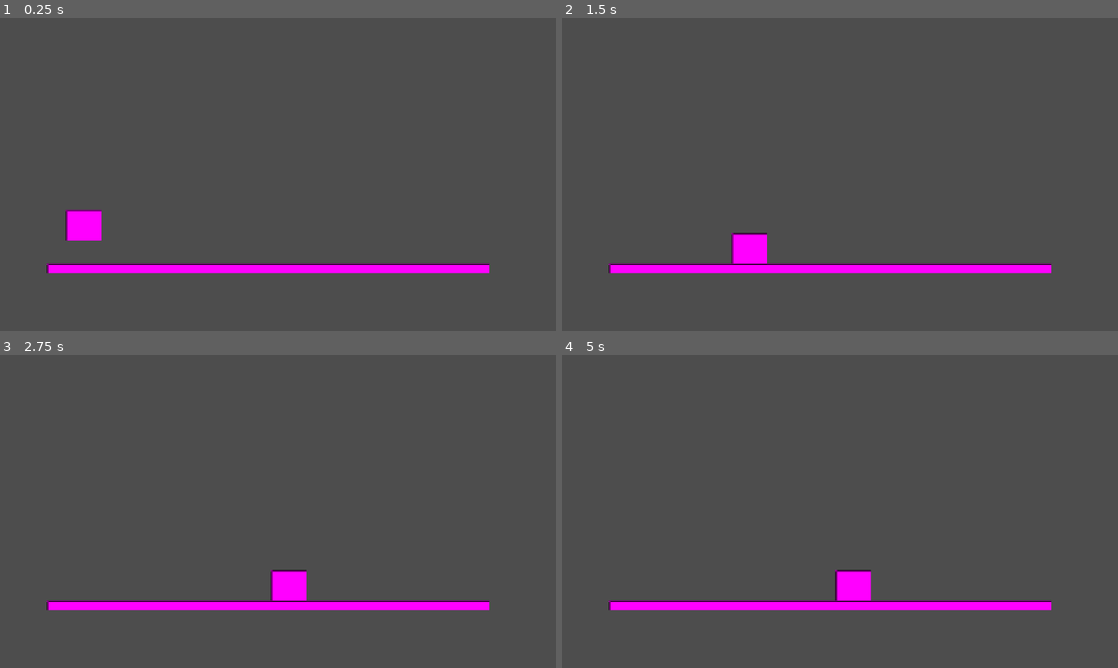
Above: before the commit, frames 1-4 (two rows, left to right).
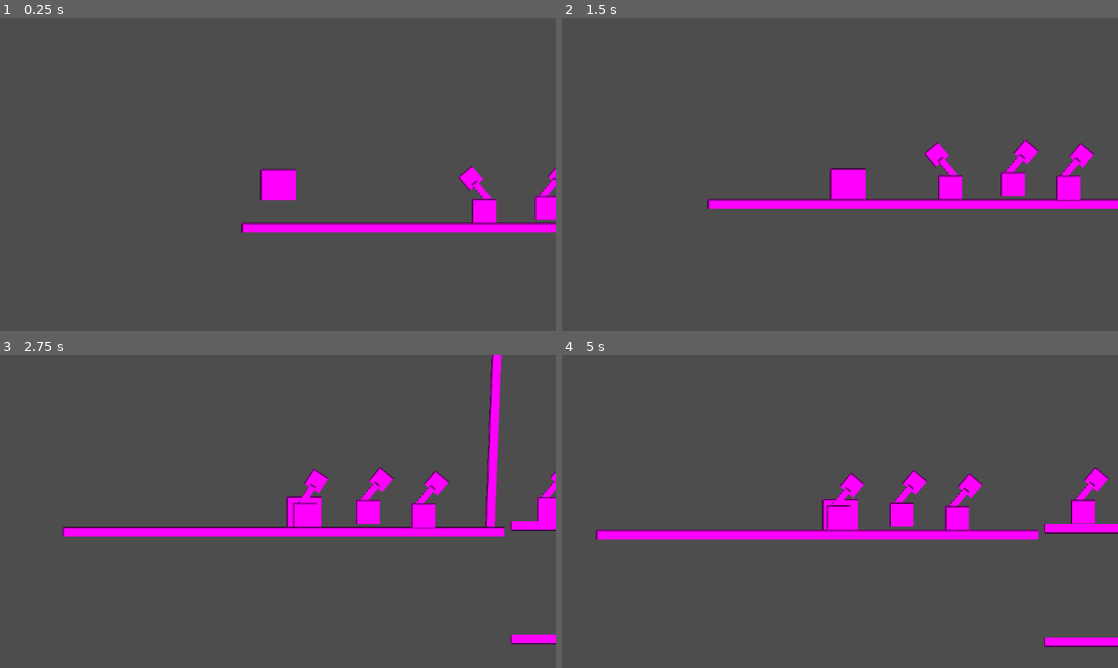
Above: after the commit, the same moments.

Repository: benitsch/Ludum-Dare-58
Game: Godot game, scene res://chris/riddle1.tscn
The game is run twice, just before and just after one commit, with the same random seed, the same clock (stepped at 60 frames per second) and the same inputs. This scene is started directly instead of the project's main scene.
Inputs (mouse positions are in pixels of both pictures, inside the frame that each line leads up to):
- Up to frame 1 (0.25 s): no input
- Up to frame 2 (1.5 s): tap Enter (ui_accept) at 0.5, 0.77 s; move the mouse to (962, 158) at 0.52 s; hold Right (move_right) 0.53-1.25 s; click (962, 158) at 0.67 s; drag from (728, 190) to (812, 237) at 1.27 s
- Up to frame 3 (2.75 s): move the mouse to (333, 442) at 2.02 s; hold Right (move_right) from 2.03 s (still down)
- Up to frame 4 (5 s): release Right (move_right) at 2.75 s; drag from (812, 574) to (673, 464) at 2.77 s; move the mouse to (1006, 558) at 3.52 s; hold A (move_left) 3.53-4.25 s; tap Enter (ui_accept) at 3.77 s; drag from (673, 464) to (756, 433) at 4.27 s

The runs differ from the first frame. In frame 1, 6.7% of the frame differs, in the area x 8-100%, y 47-82%; in frame 2, 8.0%; in frame 3, 9.5%, in the area x 8-100%, y 0-93%; in frame 4, 9.2%.

Commit message:
add riddle1

Diff:
--- a/chris/Player1.tscn
+++ b/chris/Player1.tscn
@@ -17,5 +17,8 @@
 texture = SubResource("PlaceholderTexture2D_n6vgc")
 
 [node name="CollisionShape2D" type="CollisionShape2D" parent="."]
-position = Vector2(0.5, -0.5)
 shape = SubResource("RectangleShape2D_3xqox")
+
+[node name="Camera2D" type="Camera2D" parent="."]
+position_smoothing_enabled = true
+rotation_smoothing_enabled = true
--- /dev/null
+++ b/chris/Rotating_Wall.tscn
@@ -0,0 +1,18 @@
+[gd_scene load_steps=3 format=3 uid="uid://bd1svudgtdt5c"]
+
+[sub_resource type="PlaceholderTexture2D" id="PlaceholderTexture2D_xfu5t"]
+size = Vector2(20, 500)
+
+[sub_resource type="RectangleShape2D" id="RectangleShape2D_1qy8g"]
+size = Vector2(20, 500)
+
+[node name="RotatingWall" type="AnimatableBody2D"]
+
+[node name="Sprite2D" type="Sprite2D" parent="."]
+position = Vector2(-10, 5)
+texture = SubResource("PlaceholderTexture2D_xfu5t")
+centered = false
+
+[node name="CollisionShape2D" type="CollisionShape2D" parent="."]
+position = Vector2(0, 255)
+shape = SubResource("RectangleShape2D_1qy8g")
--- /dev/null
+++ b/chris/Toggle.tscn
@@ -0,0 +1,33 @@
+[gd_scene load_steps=4 format=3 uid="uid://kg2c7ccba5ap"]
+
+[ext_resource type="Script" uid="uid://dw3g1umxdqn2w" path="res://chris/toggle.gd" id="1_cs1o6"]
+
+[sub_resource type="RectangleShape2D" id="RectangleShape2D_tqd0g"]
+size = Vector2(50, 121)
+
+[sub_resource type="PlaceholderTexture2D" id="PlaceholderTexture2D_6nnmk"]
+size = Vector2(50, 50)
+
+[node name="Toggle" type="Area2D" node_paths=PackedStringArray("static_sprite")]
+position = Vector2(1, -58)
+collision_layer = 4
+collision_mask = 2
+script = ExtResource("1_cs1o6")
+static_sprite = NodePath("Sprite2D3")
+
+[node name="CollisionShape2D" type="CollisionShape2D" parent="."]
+shape = SubResource("RectangleShape2D_tqd0g")
+
+[node name="Sprite2D" type="Sprite2D" parent="."]
+position = Vector2(6.1035156e-05, -43.47525)
+scale = Vector2(0.74098766, 0.74098766)
+texture = SubResource("PlaceholderTexture2D_6nnmk")
+
+[node name="Sprite2D2" type="Sprite2D" parent="."]
+position = Vector2(0, -7.4753113)
+scale = Vector2(0.27999997, 1)
+texture = SubResource("PlaceholderTexture2D_6nnmk")
+
+[node name="Sprite2D3" type="Sprite2D" parent="."]
+position = Vector2(0, 33.52469)
+texture = SubResource("PlaceholderTexture2D_6nnmk")
--- a/chris/riddle1.tscn
+++ b/chris/riddle1.tscn
@@ -1,12 +1,14 @@
-[gd_scene load_steps=4 format=3 uid="uid://srxaeowd8ro0"]
+[gd_scene load_steps=6 format=3 uid="uid://srxaeowd8ro0"]
 
 [ext_resource type="PackedScene" uid="uid://d1nv3xcwfjlhq" path="res://chris/Player1.tscn" id="1_ti3v4"]
+[ext_resource type="PackedScene" uid="uid://bd1svudgtdt5c" path="res://chris/Rotating_Wall.tscn" id="2_njl0v"]
+[ext_resource type="PackedScene" uid="uid://kg2c7ccba5ap" path="res://chris/Toggle.tscn" id="3_bmgbt"]
 
 [sub_resource type="PlaceholderTexture2D" id="PlaceholderTexture2D_ti3v4"]
 size = Vector2(800, 20)
 
 [sub_resource type="RectangleShape2D" id="RectangleShape2D_0rpyq"]
-size = Vector2(900, 20)
+size = Vector2(917, 20)
 
 [node name="Riddle1" type="Node2D"]
 
@@ -23,5 +25,50 @@
 texture = SubResource("PlaceholderTexture2D_ti3v4")
 
 [node name="CollisionShape2D" type="CollisionShape2D" parent="StaticBody2D"]
-position = Vector2(509.5, 0)
+position = Vector2(510.5, -1)
 shape = SubResource("RectangleShape2D_0rpyq")
+
+[node name="Wall Group 1" type="Node2D" parent="."]
+
+[node name="RotatingWall" parent="Wall Group 1" instance=ExtResource("2_njl0v")]
+position = Vector2(1003, 3)
+
+[node name="Toggle" parent="Wall Group 1" node_paths=PackedStringArray("target_wall") instance=ExtResource("3_bmgbt")]
+position = Vector2(600, 449)
+target_wall = NodePath("../RotatingWall")
+
+[node name="Wall Group 2" type="Node2D" parent="."]
+
+[node name="RotatingWall" parent="Wall Group 2" instance=ExtResource("2_njl0v")]
+position = Vector2(1024, 506)
+scale = Vector2(1, 0.5)
+
+[node name="Toggle" parent="Wall Group 2" node_paths=PackedStringArray("target_wall") instance=ExtResource("3_bmgbt")]
+position = Vector2(845, 450)
+target_wall = NodePath("../RotatingWall")
+rotation_direction = -90
+start_position_on = true
+
+[node name="Wall Group 3" type="Node2D" parent="."]
+
+[node name="RotatingWall" parent="Wall Group 3" instance=ExtResource("2_njl0v")]
+position = Vector2(1250, 252)
+scale = Vector2(1, 0.5)
+
+[node name="Toggle" parent="Wall Group 3" node_paths=PackedStringArray("target_wall") instance=ExtResource("3_bmgbt")]
+position = Vector2(1106, 437)
+target_wall = NodePath("../RotatingWall")
+rotation_direction = -90
+start_position_on = true
+
+[node name="Wall Group 4" type="Node2D" parent="."]
+
+[node name="RotatingWall" parent="Wall Group 4" instance=ExtResource("2_njl0v")]
+position = Vector2(1024, 741)
+scale = Vector2(1, 0.5)
+
+[node name="Toggle" parent="Wall Group 4" node_paths=PackedStringArray("target_wall") instance=ExtResource("3_bmgbt")]
+position = Vector2(730, 443)
+target_wall = NodePath("../RotatingWall")
+rotation_direction = -90
+start_position_on = true
--- /dev/null
+++ b/chris/toggle.gd
@@ -0,0 +1,96 @@
+extends Area2D
+
+# Export variable - drag your wall node here in the Inspector
+@export var target_wall: AnimatableBody2D
+@export_enum("Left:90", "Right:-90") var rotation_direction: int = 90
+@export var static_sprite: Sprite2D  # Das Sprite das sich nicht drehen soll
+@export var start_position_on: bool = false  # false = aus (links), true = ein (rechts)
+
+# Toggle state
+var is_right = false
+var can_toggle = true
+var static_sprite_offset: Vector2 = Vector2.ZERO
+
+func _ready():
+	# Connect the body_entered signal
+	body_entered.connect(_on_body_entered)
+
+	# Set start position based on export variable
+	is_right = start_position_on
+
+	# Set initial toggle rotation
+	if is_right:
+		rotation_degrees = 40  # On position (right)
+		# Rotate wall to start position if assigned
+		if target_wall:
+			target_wall.rotation = deg_to_rad(rotation_direction)
+	else:
+		rotation_degrees = -40  # Off position (left)
+
+	# Set static sprite as top_level if assigned
+	if static_sprite:
+		# Speichere den ursprünglichen Offset BEVOR wir top_level setzen
+		static_sprite_offset = static_sprite.position
+		# Jetzt setze top_level
+		static_sprite.top_level = true
+
+func _process(_delta):
+	# Keep static sprite at toggle position + offset without rotation
+	if static_sprite:
+		static_sprite.global_position = global_position + static_sprite_offset
+
+func _on_body_entered(body):
+	print("Körper berührt Toggle: ", body.name)
+	# Check if it's a CharacterBody2D (the player)
+	if body is CharacterBody2D and can_toggle:
+		print("Player erkannt! Toggle wird aktiviert...")
+		toggle_switch()
+	else:
+		print("Kein Player oder can_toggle ist false")
+
+func toggle_switch():
+	print("toggle_switch() wird ausgeführt")
+	can_toggle = false
+	is_right = !is_right
+	print("is_right ist jetzt: ", is_right)
+
+	# Animate toggle visual rotation
+	var tween_toggle = create_tween()
+	tween_toggle.set_trans(Tween.TRANS_CUBIC)
+	tween_toggle.set_ease(Tween.EASE_IN_OUT)
+
+	var toggle_rotation = -40.0  # Off position (left)
+	if is_right:
+		toggle_rotation = 40.0  # On position (right)
+
+	tween_toggle.tween_property(self, "rotation_degrees", toggle_rotation, 0.3)
+
+	# Rotate the wall
+	if target_wall:
+		print("target_wall gefunden, rotiere...")
+		rotate_wall()
+	else:
+		print("FEHLER: target_wall ist NULL!")
+
+	# Prevent rapid toggling
+	await get_tree().create_timer(0.5).timeout
+	can_toggle = true
+
+func rotate_wall():
+	if not target_wall:
+		return
+
+	# Create a tween for smooth rotation
+	var tween = create_tween()
+	tween.set_trans(Tween.TRANS_CUBIC)
+	tween.set_ease(Tween.EASE_IN_OUT)
+
+	# Calculate target rotation based on selected direction
+	var target_rotation = 0.0
+	if is_right:
+		target_rotation = deg_to_rad(rotation_direction)  # Rotate to selected direction
+	else:
+		target_rotation = 0.0  # Return to original position
+
+	# Animate the rotation over 1 second
+	tween.tween_property(target_wall, "rotation", target_rotation, 1.0)
Not shown, added: chris/toggle.gd.uid
